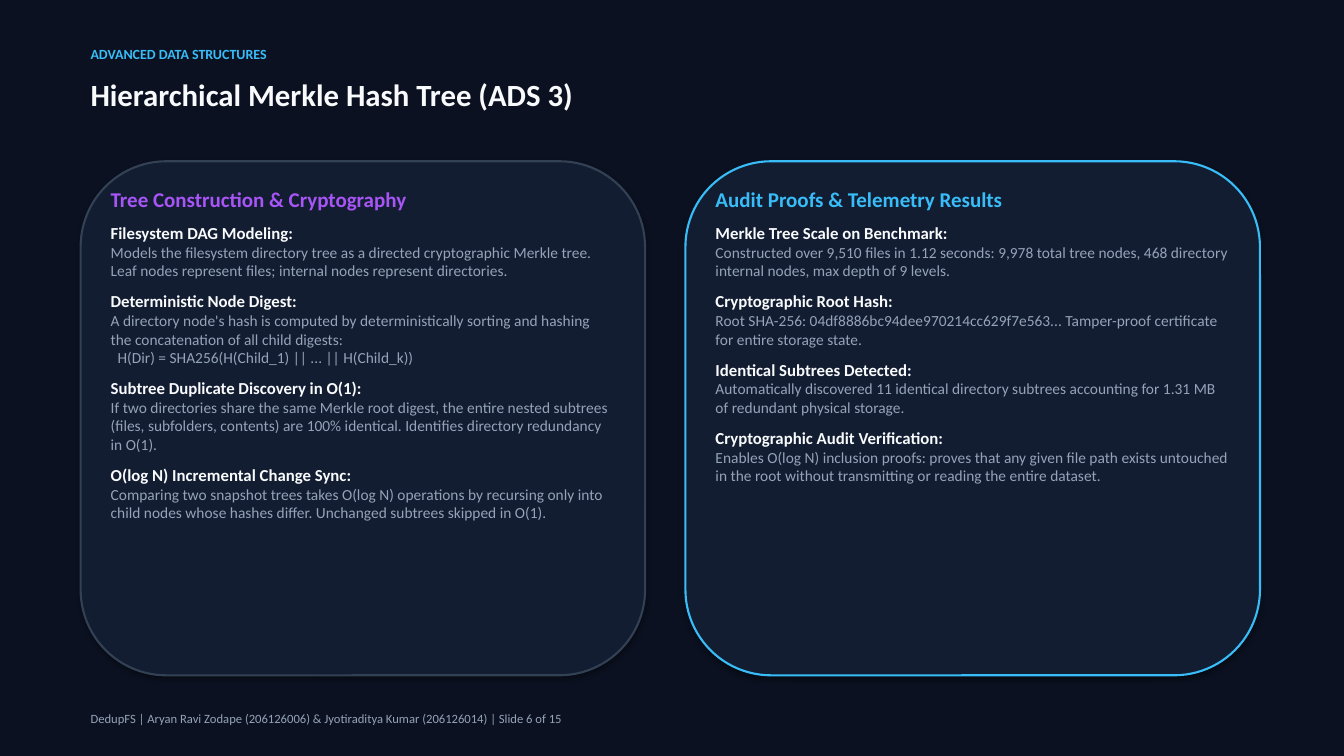
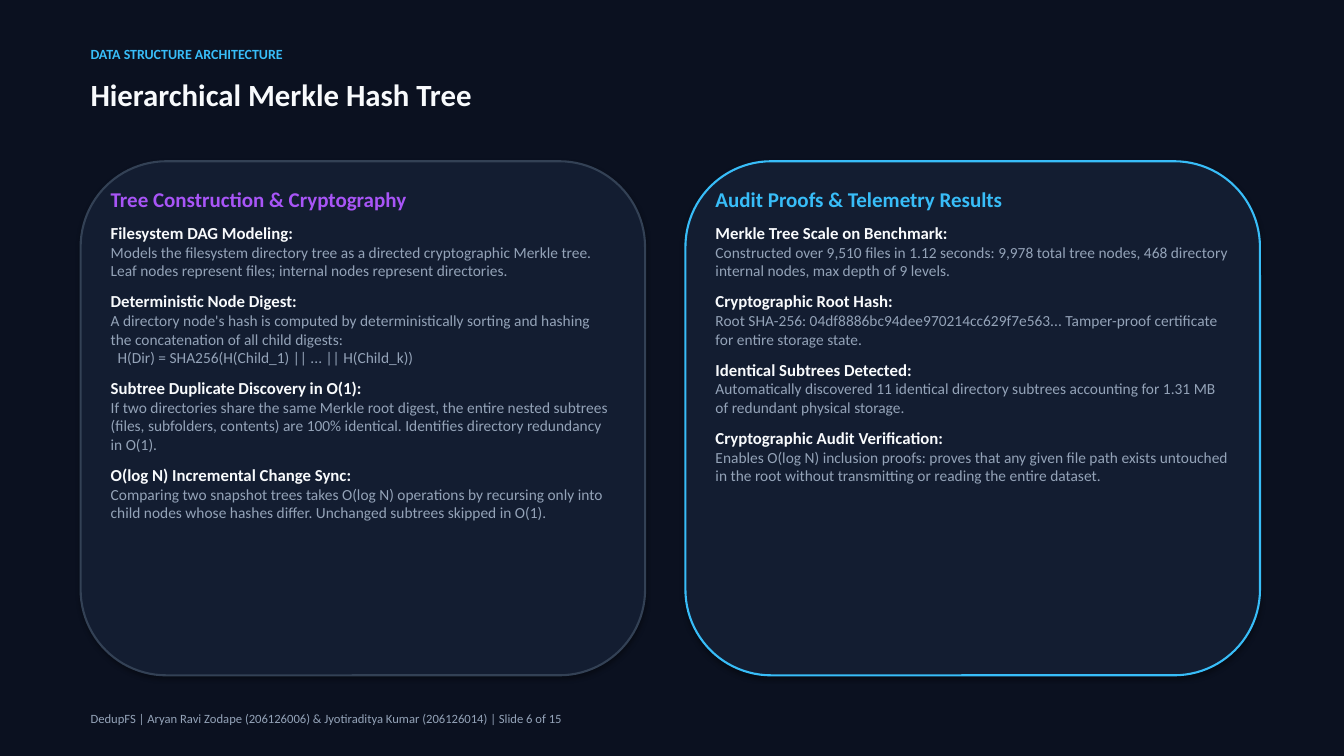
Before and after one commit to Jyotiraditya-kumar/DedupeFS, a slide deck: slide 6 of presentation/DedupFS_MTech_Presentation.pptx. Drawn at 1344x756 pixels with LibreOffice and Linux fonts; fonts in the diff are those of the drawing. Boxes give left, top, right and bottom in pixels: in the first picture for what was removed or moved away, otherwise in the second. Text is boxed around its words. In the diff, an @@ line names an element or a change of style, - is before the commit and + after.

Commit message:
Refactor: Remove artificial ADS numbering across UI, PPT, and codebase; standardize on formal data structure names

```diff
--- a/presentation/DedupFS_MTech_Presentation.pptx
+++ b/presentation/DedupFS_MTech_Presentation.pptx
@@ text at (x1=91, y1=50, x2=283, y2=59): text changed @@
-ADVANCED DATA STRUCTURES
+DATA STRUCTURE ARCHITECTURE
@@ text at (x1=91, y1=84, x2=471, y2=107): text changed @@
-Hierarchical Merkle Hash Tree (ADS 3)
+Hierarchical Merkle Hash Tree
```
Also in this commit, not shown: 5 other slides changed, 8 other files.
